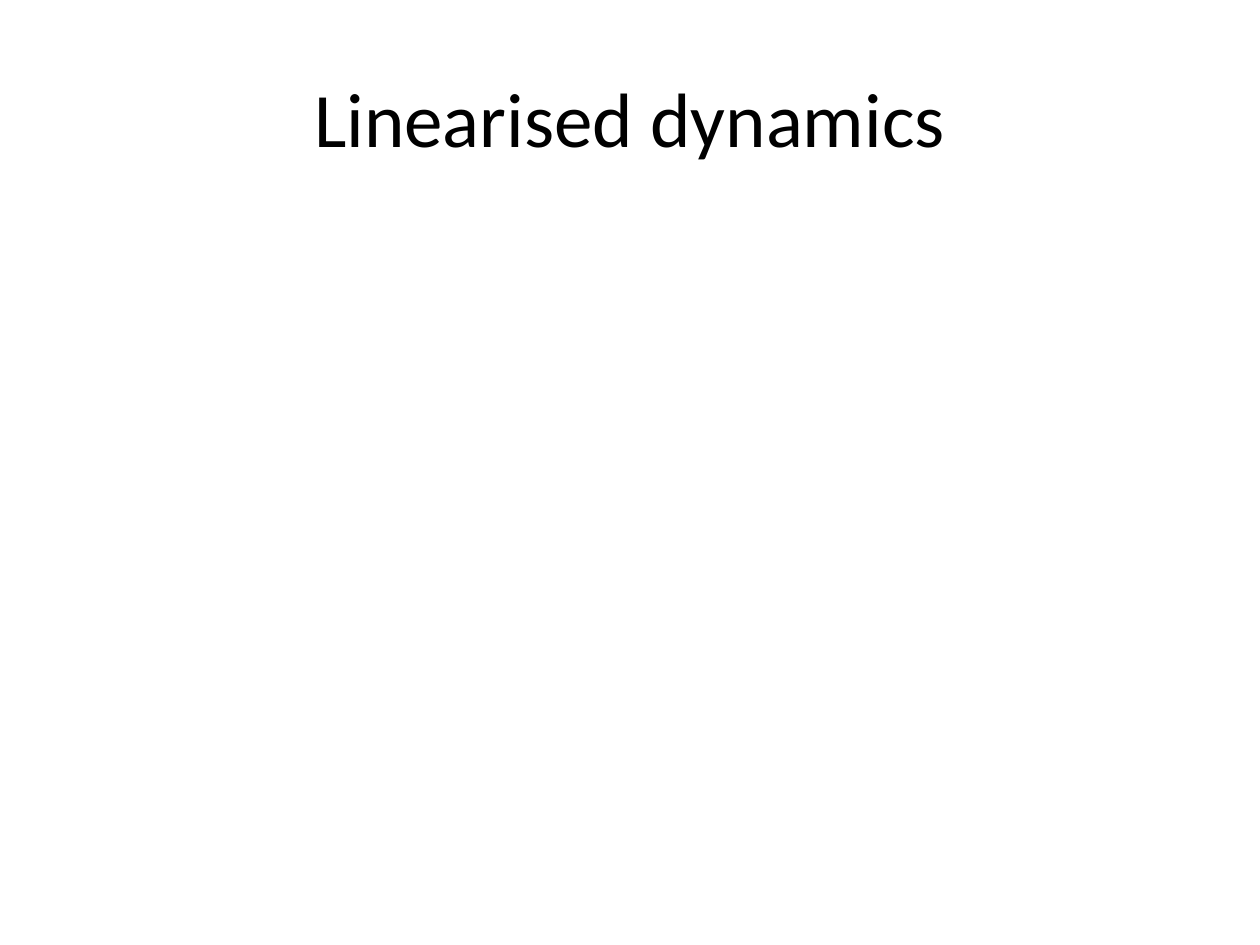
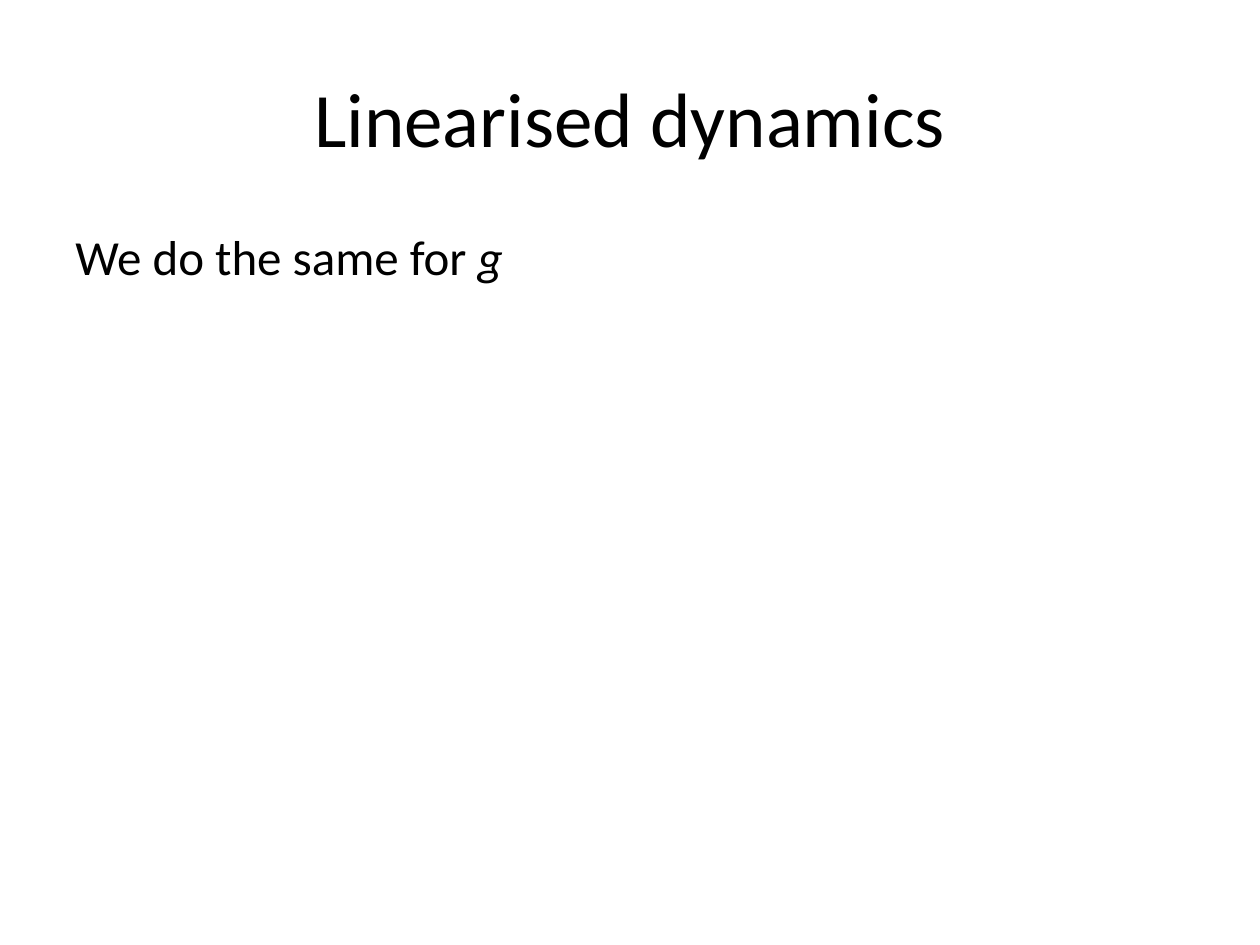
Before and after one commit to zoe1197/CMEE, a slide deck: slide 9 of Ecological_Model/Tuesday/CMEE-2-3.pptx. Drawn at 1260x945 pixels with LibreOffice and Linux fonts; fonts in the diff are those of the drawing; grey boxes stand for pictures. Boxes give left, top, right and bottom in pixels: in the first picture for what was removed or moved away, otherwise in the second. Text is boxed around its words. In the diff, an @@ line names an element or a change of style, - is before the commit and + after.

```diff
--- a/Ecological_Model/Tuesday/CMEE-2-3.pptx
+++ b/Ecological_Model/Tuesday/CMEE-2-3.pptx
@@ text added at bbox=[75, 241, 503, 284], 28 pt, text #000000 @@
+We do the same for g
```
Also in this commit, not shown: 33 other slides changed, 4 slides added, 4 slides removed, 2 other files.
